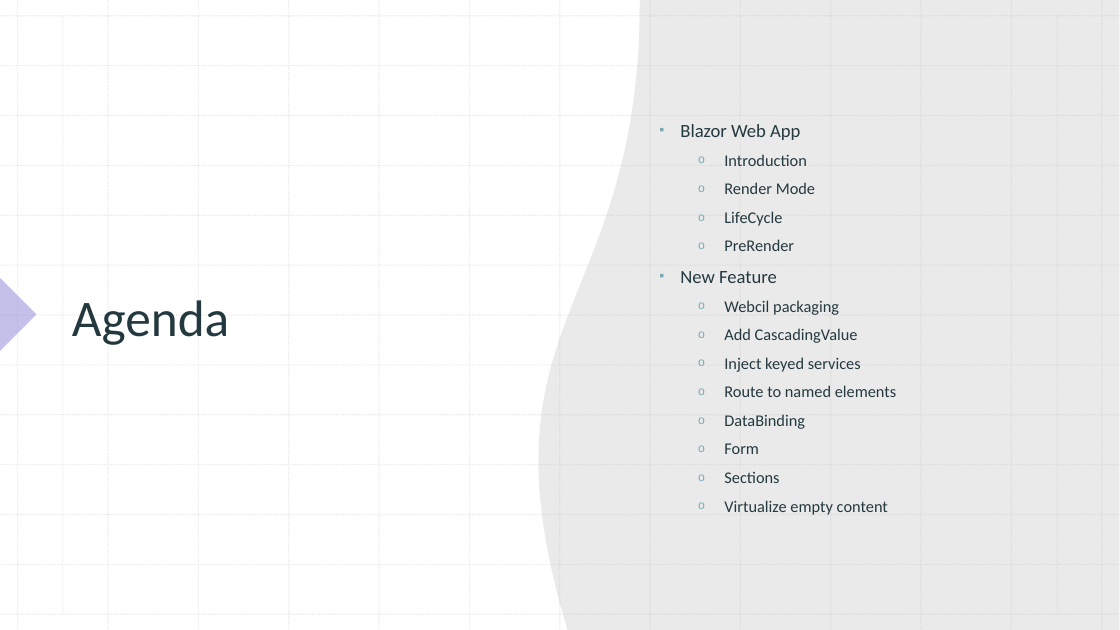
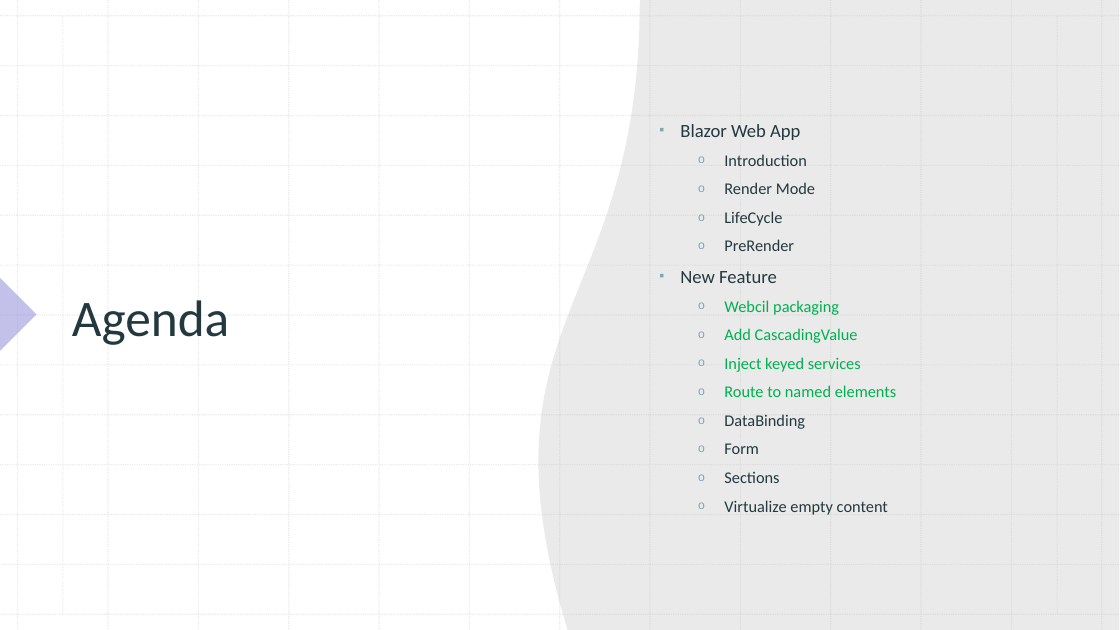
Before and after one commit to xccu/NetCore-Demo, a slide deck: slide 2 of Blazor in .net 8.pptx. Drawn at 1120x630 pixels with LibreOffice and Linux fonts; fonts in the diff are those of the drawing. Boxes give left, top, right and bottom in pixels: in the first picture for what was removed or moved away, otherwise in the second. Text is boxed around its words. In the diff, an @@ line names an element or a change of style, - is before the commit and + after.

```diff
--- a/Blazor in .net 8.pptx
+++ b/Blazor in .net 8.pptx
@@ text at (x1=724, y1=300, x2=897, y2=397): text colour #24393F to #00B050 in "Webcil packaging", "Add CascadingValue", "Inject keyed services", "Route to named elements" @@
```
Also in this commit, not shown: 1 other slide changed, 1 slide added, 5 other files.
